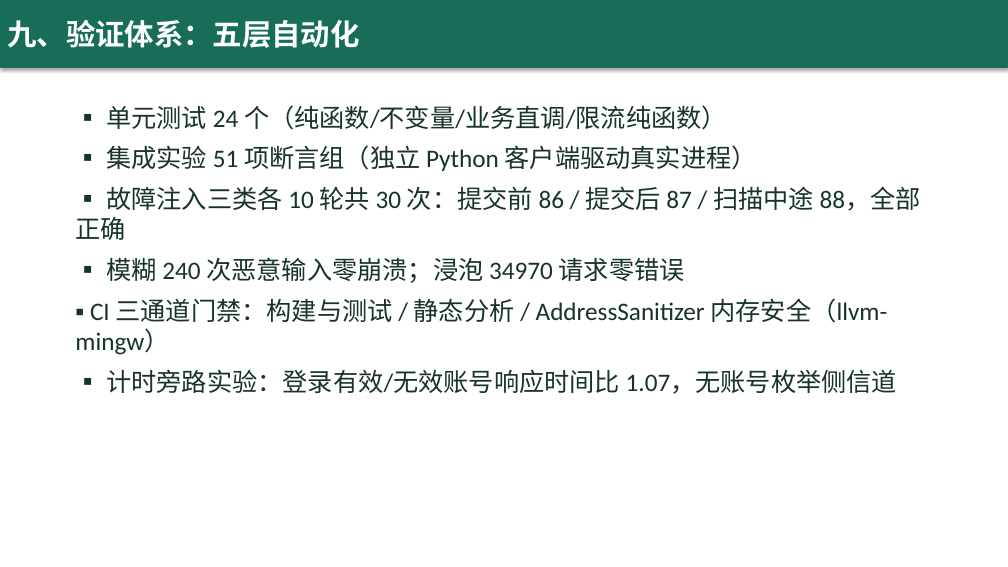
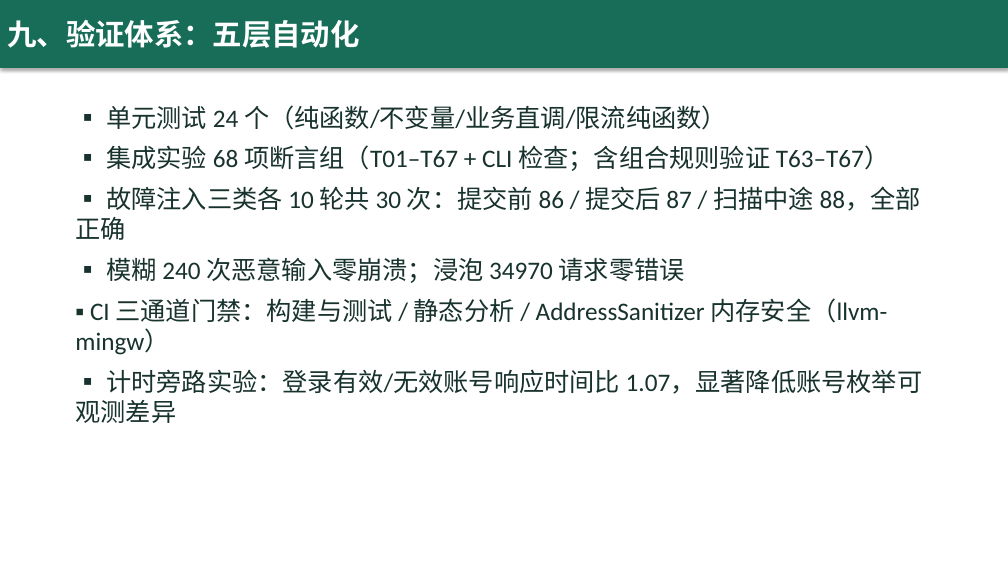
Before and after one commit to yq6666-66/lab-booking-system, a slide deck: slide 10 of docs/thesis/答辩演示.pptx. Drawn at 1008x567 pixels with LibreOffice and Linux fonts; fonts in the diff are those of the drawing. Boxes give left, top, right and bottom in pixels: in the first picture for what was removed or moved away, otherwise in the second. Text is boxed around its words. In the diff, an @@ line names an element or a change of style, - is before the commit and + after.

```diff
--- a/docs/thesis/答辩演示.pptx
+++ b/docs/thesis/答辩演示.pptx
@@ text at box(106, 145, 889, 171): text changed @@
-▪ 集成实验 51 项断言组（独立 Python 客户端驱动真实进程）
+▪ 集成实验 68 项断言组（T01–T67 + CLI 检查；含组合规则验证 T63–T67）
@@ text at box(75, 369, 923, 423): text changed @@
-▪ 计时旁路实验：登录有效/无效账号响应时间比 1.07，无账号枚举侧信道
+▪ 计时旁路实验：登录有效/无效账号响应时间比 1.07，显著降低账号枚举可观测差异
```
Also in this commit, not shown: 6 other slides changed, 9 other files.
